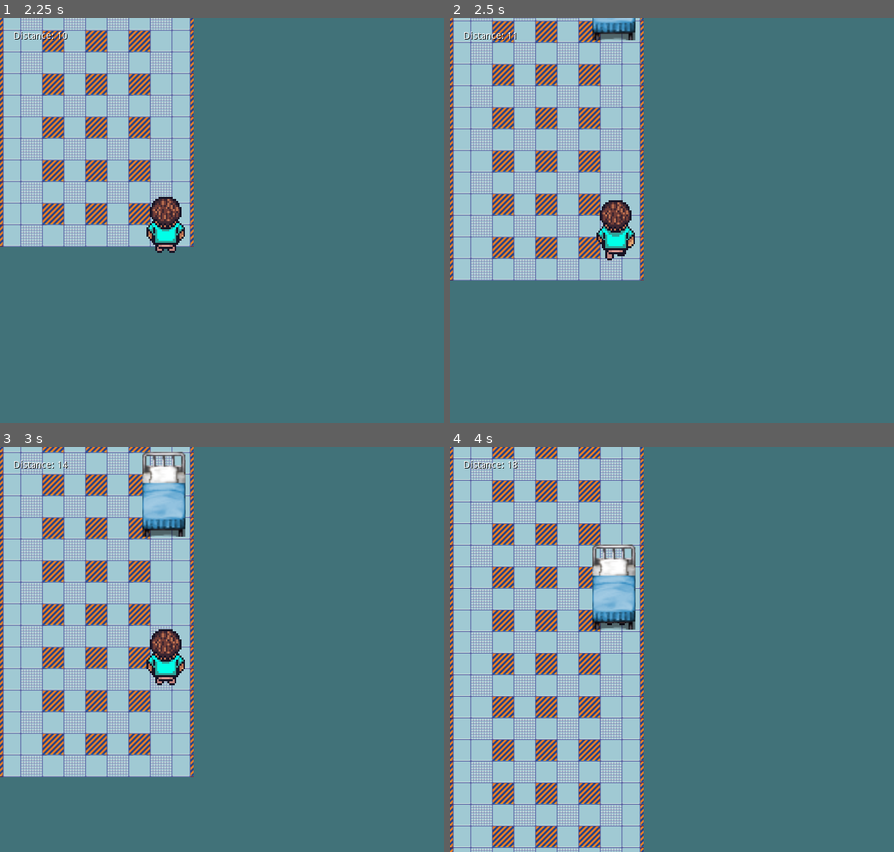
Above: before the commit, frames 1-4 (two rows, left to right).
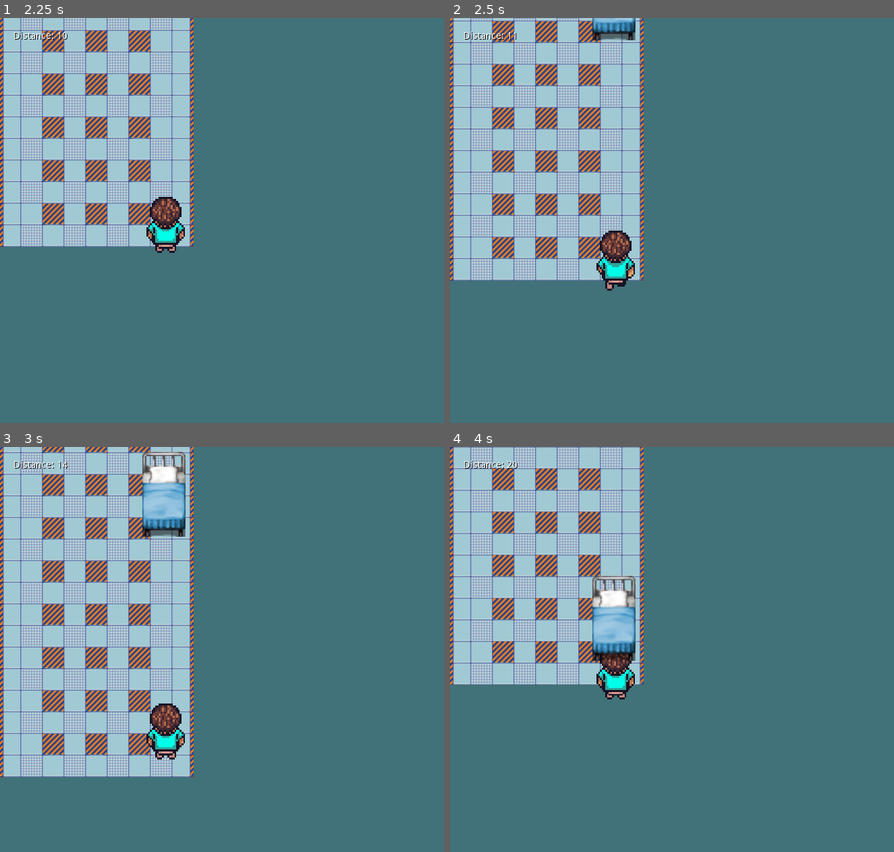
Above: after the commit, the same moments.

Repository: ziaber/beer_balance_game
Game: Godot game, scene res://MainMenu.tscn
The game is run twice, just before and just after one commit, with the same random seed, the same clock (stepped at 60 frames per second) and the same inputs.
Inputs:
- Up to frame 1 (2.25 s): click "Start" at 0.5 s; hold Right (ui_right) 1.28-2.03 s; hold Down (ui_down) from 2.03 s (still down)
- Up to frame 2 (2.5 s): keep holding Down (ui_down)
- Up to frame 3 (3 s): release Down (ui_down) at 2.78 s; hold Right (ui_right) from 2.78 s (still down)
- Up to frame 4 (4 s): release Right (ui_right) at 3.53 s; hold Up (ui_up) from 3.53 s (still down)

Frame 1 is identical in both runs. In frame 2, 1.4% of the frame differs, in the area x 32-42%, y 45-68%; in frame 3, 1.8%; in frame 4, 33%, in the area x 0-44%, y 0-100%.

Commit message:
movement fix

Diff:
--- a/HoldMyBeer/main_scene.tscn
+++ b/HoldMyBeer/main_scene.tscn
@@ -11,7 +11,7 @@
 extents = Vector2( 10, 500 )
 
 [sub_resource type="RectangleShape2D" id=3]
-extents = Vector2( 200, 10 )
+extents = Vector2( 200, 8.72699 )
 
 [sub_resource type="RectangleShape2D" id=4]
 extents = Vector2( 200, 10 )
@@ -39,13 +39,13 @@
 [node name="down_wall" type="StaticBody2D" parent="background"]
 
 [node name="CollisionShape2D" type="CollisionShape2D" parent="background/down_wall"]
-position = Vector2( 214.295, 388.388 )
+position = Vector2( 226.042, 627.547 )
 shape = SubResource( 3 )
 
 [node name="upper_wall" type="StaticBody2D" parent="background"]
 
 [node name="CollisionShape2D" type="CollisionShape2D" parent="background/upper_wall"]
-position = Vector2( 206.669, -28.1772 )
+position = Vector2( 205.235, 11.918 )
 shape = SubResource( 4 )
 
 [node name="player" parent="." instance=ExtResource( 3 )]
